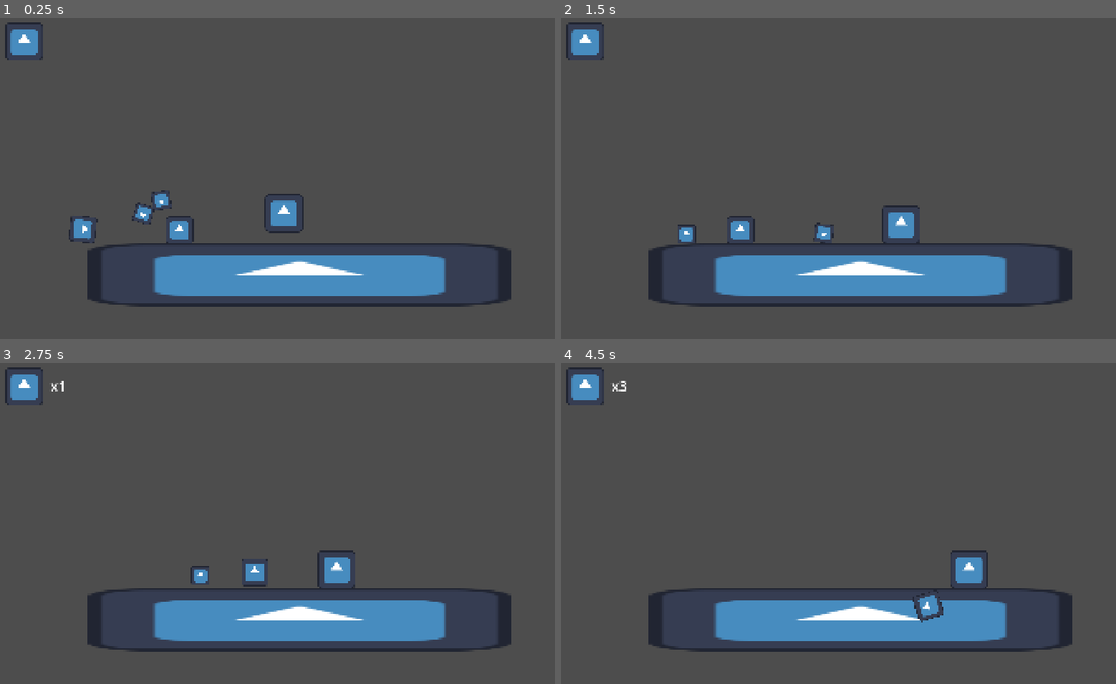
Above: before the commit, frames 1-4 (two rows, left to right).
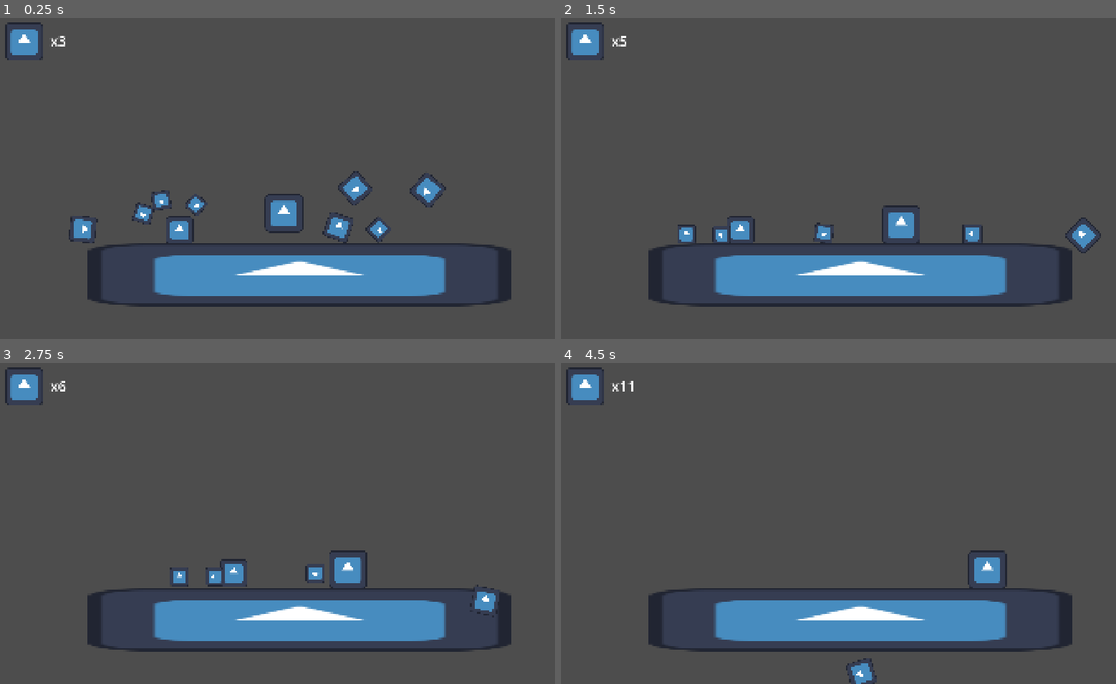
Above: after the commit, the same moments.

Repository: Goodman599/UWGameDevClubFall2026Jam
Game: Godot game, scene res://main.tscn
The game is run twice, just before and just after one commit, with the same random seed, the same clock (stepped at 60 frames per second) and the same inputs. The engine's default icon, where the game draws it, is replaced by a stand-in: a white triangle on a blue panel in a dark square.
Inputs:
- Up to frame 1 (0.25 s): no input
- Up to frame 2 (1.5 s): hold D (right) from 0.53 s (still down); tap K (create_bomb) at 0.6, 1.35 s; tap Space (jump) at 0.77 s
- Up to frame 3 (2.75 s): tap Space (jump) at 1.52 s; release D (right) at 2.03 s; hold A (left) from 2.03 s (still down); tap J (create_platform) at 2.1 s; tap K (create_bomb) at 2.3 s
- Up to frame 4 (4.5 s): release A (left) at 2.78 s; hold D (right) 2.78-4.28 s; tap K (create_bomb) at 2.85, 3.6 s; tap Space (jump) at 3.02, 3.77 s; hold A (left) from 4.28 s (still down); tap J (create_platform) at 4.35 s

The runs differ from the first frame. In frame 1, 1.0% of the frame differs, in the area x 9-81%, y 5-71%; in frame 2, 0.5%; in frame 3, 1.7%, in the area x 10-90%, y 5-80%; in frame 4, 1.1%.

Commit message:
bombs cost a resource

Diff:
--- a/game_objects/bomb_files/bomb.gd
+++ b/game_objects/bomb_files/bomb.gd
@@ -1,5 +1,7 @@
 class_name Bomb
 extends Node2D
+
+const SCRAP_COST := 1
 
 @export var explosion_radius := 100.0
 @export var player_launch_speed := 800.0
--- a/main.tscn
+++ b/main.tscn
@@ -42,3 +42,27 @@
 
 [node name="ScrapMetal4" parent="." unique_id=1277384016 instance=ExtResource("4_1bvp3")]
 position = Vector2(443, 702)
+
+[node name="ScrapMetal5" parent="." unique_id=618503282 instance=ExtResource("4_1bvp3")]
+position = Vector2(824, 720)
+
+[node name="ScrapMetal6" parent="." unique_id=1444753603 instance=ExtResource("4_1bvp3")]
+position = Vector2(720, 721)
+
+[node name="ScrapMetal7" parent="." unique_id=1091802731 instance=ExtResource("4_1bvp3")]
+position = Vector2(905, 720)
+
+[node name="ScrapMetal8" parent="." unique_id=1182034189 instance=ExtResource("4_1bvp3")]
+position = Vector2(746, 696)
+
+[node name="ScrapMetal9" parent="." unique_id=253286559 instance=ExtResource("4_1bvp3")]
+position = Vector2(1256, 704)
+
+[node name="ScrapMetal10" parent="." unique_id=157136599 instance=ExtResource("4_1bvp3")]
+position = Vector2(1152, 705)
+
+[node name="ScrapMetal11" parent="." unique_id=43485812 instance=ExtResource("4_1bvp3")]
+position = Vector2(1337, 704)
+
+[node name="ScrapMetal12" parent="." unique_id=155063657 instance=ExtResource("4_1bvp3")]
+position = Vector2(1178, 680)
--- a/player_files/player.gd
+++ b/player_files/player.gd
@@ -88,8 +88,9 @@
 			placed_bomb.detonate()
 			placed_bomb = null
 		else:
-			aiming_bomb = true
-			TimeStop.stop_time()
+			if GameManager.scrap >= Bomb.SCRAP_COST:
+				aiming_bomb = true
+				TimeStop.stop_time()
 	if aiming_platform:
 		aim_platform()
 	if aiming_bomb:
@@ -348,6 +349,10 @@
 		reset_bomb_aim()
 		return
 
+	if GameManager.scrap < Bomb.SCRAP_COST:
+		reset_bomb_aim()
+		return
+
 	var bomb := BOMB.instantiate() as Bomb
 
 	bomb_target_surface.add_child(bomb)
@@ -367,6 +372,9 @@
 
 	# Keep track of the currently active bomb.
 	placed_bomb = bomb
+
+	# Deduct the cost
+	GameManager.remove_scrap_resource(Bomb.SCRAP_COST)
 
 	reset_bomb_aim()
 
